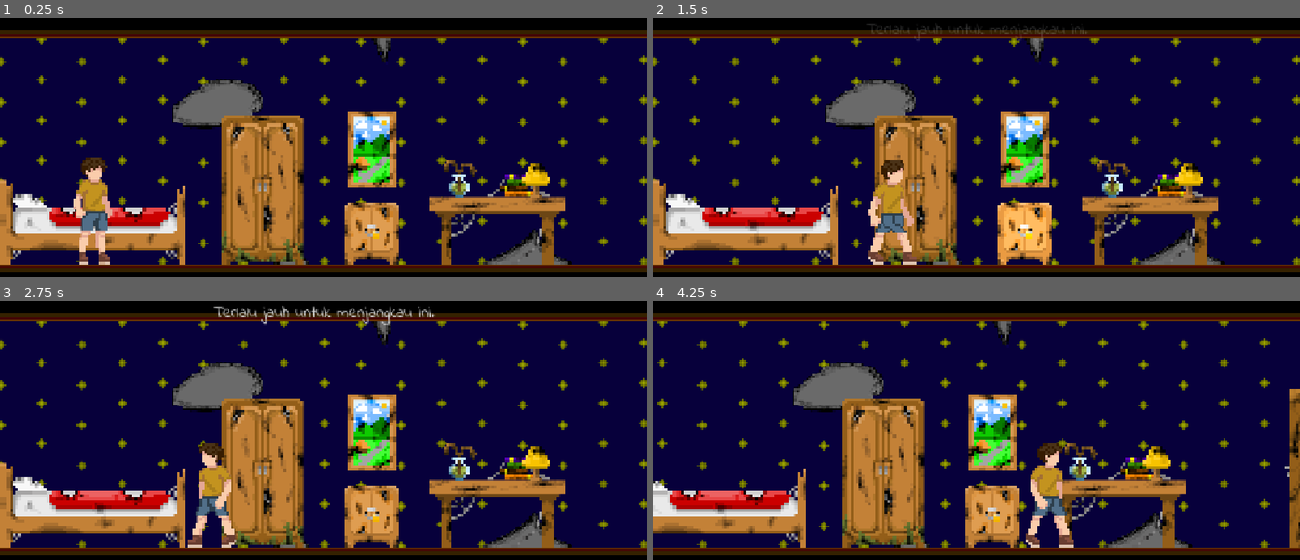
Above: before the commit, frames 1-4 (two rows, left to right).
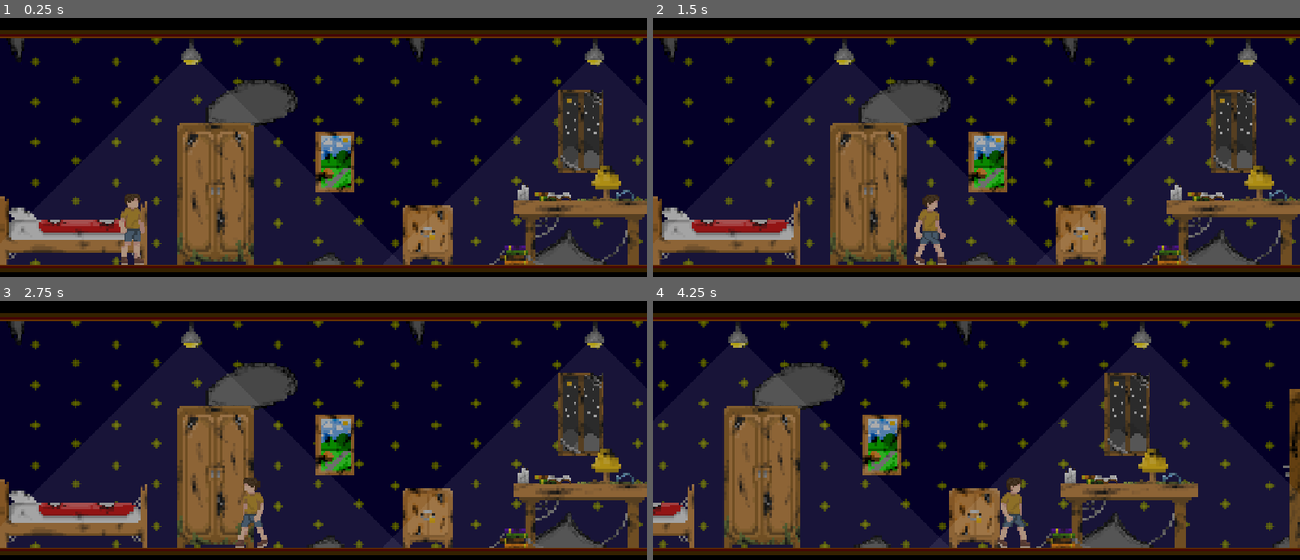
Above: after the commit, the same moments.

Repository: pandegedeanta/gimjam
Game: Godot game, scene res://scenes/area/bedroom.tscn
The game is run twice, just before and just after one commit, with the same random seed, the same clock (stepped at 60 frames per second) and the same inputs.
Inputs (mouse positions are in pixels of both pictures, inside the frame that each line leads up to):
- Up to frame 1 (0.25 s): no input
- Up to frame 2 (1.5 s): move the mouse to (1021, 150) at 0.52 s; hold Right (ui_right) from 0.53 s (still down); click (1021, 150) at 0.67 s; move the mouse to (1021, 232) at 1.27 s; click (1021, 232) at 1.42 s
- Up to frame 3 (2.75 s): move the mouse to (388, 365) at 2.02 s; release Right (ui_right) at 2.03 s; hold Left (ui_left) from 2.03 s (still down); click (388, 365) at 2.17 s
- Up to frame 4 (4.25 s): move the mouse to (944, 515) at 2.77 s; release Left (ui_left) at 2.78 s; hold Right (ui_right) from 2.78 s (still down); click (944, 515) at 2.92 s; move the mouse to (1170, 497) at 3.52 s; click (1170, 497) at 3.67 s

The runs differ from the first frame. In frame 1, 39% of the frame differs, in the area x 0-100%, y 7-96%; in frame 2, 38%; in frame 3, 38%; in frame 4, 37%.

Commit message:
update
update scene bedroom by angga ganteng

Diff:
--- a/scenes/area/bedroom.tscn
+++ b/scenes/area/bedroom.tscn
@@ -1,13 +1,15 @@
-[gd_scene load_steps=16 format=3 uid="uid://chypsekmc632t"]
+[gd_scene load_steps=18 format=3 uid="uid://chypsekmc632t"]
 
 [ext_resource type="PackedScene" uid="uid://dfv81o6ccfwxy" path="res://scenes/player.tscn" id="1_bx5pa"]
 [ext_resource type="Texture2D" uid="uid://naecw05gu28y" path="res://assets/background/bedroom.png" id="1_uxcuu"]
 [ext_resource type="Script" uid="uid://bfviqapwa0mw4" path="res://scripts/player.gd" id="2_0grwd"]
+[ext_resource type="Texture2D" uid="uid://dyxi87bcmx2cn" path="res://assets/character/mother.png" id="3_fxsp2"]
 [ext_resource type="Texture2D" uid="uid://cdr13pucf72h1" path="res://assets/interior/bedroom.png" id="3_uxcuu"]
 [ext_resource type="Script" uid="uid://bg4k8eccc8ppt" path="res://scripts/door.gd" id="4_a8uiq"]
 [ext_resource type="Script" uid="uid://dc8l7fgcxixjd" path="res://scripts/interactable_object.gd" id="5_lauwj"]
 [ext_resource type="Script" uid="uid://bq0op0ose0c4l" path="res://scripts/ui.gd" id="6_a8uiq"]
 [ext_resource type="FontFile" uid="uid://copw1ojxa4anc" path="res://assets/fonts/IndieFlower-Regular.ttf" id="8_genkd"]
+[ext_resource type="Texture2D" uid="uid://c777gk2yy6i1l" path="res://assets/background/background no Wallpaper.png" id="10_obu57"]
 
 [sub_resource type="RectangleShape2D" id="RectangleShape2D_yqjtg"]
 size = Vector2(2922, 8)
@@ -19,10 +21,10 @@
 size = Vector2(4.4285927, 45.42859)
 
 [sub_resource type="RectangleShape2D" id="RectangleShape2D_a8uiq"]
-size = Vector2(14.000002, 22.285713)
+size = Vector2(296.42862, 442.8572)
 
 [sub_resource type="RectangleShape2D" id="RectangleShape2D_genkd"]
-size = Vector2(16.000006, 18.28572)
+size = Vector2(312.78207, 360.90216)
 
 [sub_resource type="AtlasTexture" id="AtlasTexture_lauwj"]
 atlas = ExtResource("3_uxcuu")
@@ -44,77 +46,137 @@
 scale = Vector2(0.25, 0.25)
 texture = ExtResource("1_uxcuu")
 
+[node name="Window" type="Sprite2D" parent="World/Background"]
+position = Vector2(1080, 302)
+scale = Vector2(0.28, 0.28)
+texture = ExtResource("3_uxcuu")
+region_enabled = true
+region_rect = Rect2(4092, 0, 1024, 1024)
+
 [node name="World_Boundaries" type="Node2D" parent="World"]
+position = Vector2(0, -40)
 
 [node name="Floor" type="StaticBody2D" parent="World/World_Boundaries"]
 position = Vector2(640, 360)
 
 [node name="CollisionShape2D" type="CollisionShape2D" parent="World/World_Boundaries/Floor"]
-position = Vector2(475, 208)
+position = Vector2(480, 248)
 shape = SubResource("RectangleShape2D_yqjtg")
 
 [node name="Wall_Left" type="StaticBody2D" parent="World/World_Boundaries"]
 position = Vector2(640, 360)
 
 [node name="CollisionShape2D" type="CollisionShape2D" parent="World/World_Boundaries/Wall_Left"]
-position = Vector2(-640, 8)
+position = Vector2(-715, 8)
 shape = SubResource("RectangleShape2D_uxcuu")
 
 [node name="Wall_Right" type="StaticBody2D" parent="World/World_Boundaries"]
 position = Vector2(640, 360)
 
 [node name="CollisionShape2D" type="CollisionShape2D" parent="World/World_Boundaries/Wall_Right"]
-position = Vector2(704, 0)
+position = Vector2(788, 8)
 shape = SubResource("RectangleShape2D_uxcuu")
 
 [node name="Interior" type="Node2D" parent="World"]
+position = Vector2(0, -40)
 
 [node name="Bed" type="Sprite2D" parent="World/Interior"]
-position = Vector2(186.99997, 485)
-scale = Vector2(0.35, 0.35)
+position = Vector2(80, 539.9999)
+scale = Vector2(0.28, 0.28)
 texture = ExtResource("3_uxcuu")
 region_enabled = true
 region_rect = Rect2(-24.769043, 245.51184, 1070.6296, 555.9922)
 
 [node name="Wardobe" type="Sprite2D" parent="World/Interior"]
-position = Vector2(520, 417)
-scale = Vector2(0.35, 0.35)
+position = Vector2(359, 465)
+scale = Vector2(0.33, 0.33)
 texture = ExtResource("3_uxcuu")
 region_enabled = true
 region_rect = Rect2(5353.444, 38.941666, 545.8833, 935.078)
 
 [node name="Table" type="Sprite2D" parent="World/Interior"]
-position = Vector2(984, 499)
-scale = Vector2(0.35, 0.35)
+position = Vector2(1083.3225, 542.4)
+scale = Vector2(0.35327512, 0.3323078)
 texture = ExtResource("3_uxcuu")
 region_enabled = true
 region_rect = Rect2(68.53284, 2304.0042, 887.2916, 520.9785)
 
 [node name="Book" type="Sprite2D" parent="World/Interior"]
-position = Vector2(1032, 404)
-scale = Vector2(0.35, 0.35)
+position = Vector2(958, 583)
+scale = Vector2(0.3, 0.3)
 texture = ExtResource("3_uxcuu")
 region_enabled = true
 region_rect = Rect2(2302.832, 1297.4175, 577.96045, 455.8562)
 
 [node name="Desk_Lamp" type="Sprite2D" parent="World/Interior"]
-position = Vector2(1059, 393)
-scale = Vector2(0.35, 0.35)
+position = Vector2(1130, 439)
+scale = Vector2(0.36, 0.36)
 texture = ExtResource("3_uxcuu")
 region_enabled = true
 region_rect = Rect2(1328.5533, 181.48668, 404.35828, 444.7942)
 
 [node name="Vase" type="Sprite2D" parent="World/Interior"]
-position = Vector2(910, 395)
-scale = Vector2(0.35, 0.35)
-texture = ExtResource("3_uxcuu")
-region_enabled = true
-region_rect = Rect2(1311.8455, 1300.1636, 439.74, 490.2848)
+position = Vector2(1143, 465.00012)
+scale = Vector2(0.27, 0.27)
+texture = ExtResource("3_uxcuu")
+flip_h = true
+region_enabled = true
+region_rect = Rect2(0, 1024, 1024, 1024)
+
+[node name="BookG" type="Sprite2D" parent="World/Interior"]
+position = Vector2(1015, 474)
+scale = Vector2(0.25, 0.25)
+texture = ExtResource("3_uxcuu")
+flip_h = true
+region_enabled = true
+region_rect = Rect2(4096, 1024, 1024, 1024)
+
+[node name="BookO" type="Sprite2D" parent="World/Interior"]
+position = Vector2(1009, 466)
+scale = Vector2(0.25, 0.25)
+texture = ExtResource("3_uxcuu")
+flip_h = true
+region_enabled = true
+region_rect = Rect2(3072, 1024, 1024, 1024)
+
+[node name="OpenedBook" type="Sprite2D" parent="World/Interior"]
+position = Vector2(1038.0005, 472)
+scale = Vector2(0.2, 0.2)
+texture = ExtResource("3_uxcuu")
+region_enabled = true
+region_rect = Rect2(5112, 1024, 1024, 1024)
+
+[node name="candle" type="Sprite2D" parent="World/Interior"]
+position = Vector2(968, 457)
+scale = Vector2(0.16, 0.16)
+texture = ExtResource("3_uxcuu")
+region_enabled = true
+region_rect = Rect2(3072, 4096, 1024, 1024)
+
+[node name="Mother" type="Sprite2D" parent="World/Interior"]
+position = Vector2(1384, 464)
+scale = Vector2(0.1, 0.1)
+texture = ExtResource("3_fxsp2")
+
+[node name="Lamp" type="Sprite2D" parent="World/Interior"]
+position = Vector2(310, 185)
+scale = Vector2(0.3, 0.3)
+texture = ExtResource("3_uxcuu")
+region_enabled = true
+region_rect = Rect2(3072, 5120, 1024, 1024)
+
+[node name="Lamp2" type="Sprite2D" parent="World/Interior"]
+position = Vector2(1109, 185)
+scale = Vector2(0.3, 0.3)
+texture = ExtResource("3_uxcuu")
+region_enabled = true
+region_rect = Rect2(3072, 5120, 1024, 1024)
 
 [node name="Interactables" type="Node2D" parent="."]
+position = Vector2(0, -40)
 
 [node name="Door" type="Area2D" parent="Interactables" node_paths=PackedStringArray("ui_node", "sprite")]
-position = Vector2(690, 48)
+position = Vector2(766.00006, 87)
 scale = Vector2(0.34999996, 0.34999996)
 script = ExtResource("4_a8uiq")
 ui_node = NodePath("../../UI")
@@ -132,7 +194,7 @@
 shape = SubResource("RectangleShape2D_fxsp2")
 
 [node name="Painting" type="Area2D" parent="Interactables" node_paths=PackedStringArray("ui_node", "sprite")]
-position = Vector2(91, -48)
+position = Vector2(-48.999985, 15.999992)
 scale = Vector2(0.35, 0.35)
 script = ExtResource("5_lauwj")
 ui_node = NodePath("../../UI")
@@ -144,17 +206,18 @@
 
 [node name="Sprite2D" type="Sprite2D" parent="Interactables/Painting"]
 position = Vector2(19.999985, 77.14285)
+scale = Vector2(0.8, 0.8)
 texture = ExtResource("3_uxcuu")
 region_enabled = true
 region_rect = Rect2(0, 3072, 1024, 1024)
 
 [node name="CollisionShape2D" type="CollisionShape2D" parent="Interactables/Painting"]
-position = Vector2(14.285714, 68.57141)
-scale = Vector2(19.999994, 19.999994)
+position = Vector2(12.857094, 71.42856)
+scale = Vector2(0.7999999, 0.7999999)
 shape = SubResource("RectangleShape2D_a8uiq")
 
 [node name="Drawer" type="Area2D" parent="Interactables" node_paths=PackedStringArray("ui_node", "sprite")]
-position = Vector2(91, 144)
+position = Vector2(134, 186.99997)
 scale = Vector2(0.34999996, 0.34999996)
 script = ExtResource("5_lauwj")
 ui_node = NodePath("../../UI")
@@ -168,28 +231,73 @@
 
 [node name="Sprite2D" type="Sprite2D" parent="Interactables/Drawer"]
 position = Vector2(20.000015, -2.8571472)
+scale = Vector2(0.95, 0.95)
 texture = ExtResource("3_uxcuu")
 region_enabled = true
 region_rect = Rect2(2048, 3072, 1024, 1024)
 
 [node name="CollisionShape2D" type="CollisionShape2D" parent="Interactables/Drawer"]
-position = Vector2(11.428589, -5.7142944)
-scale = Vector2(19.999994, 19.999994)
+position = Vector2(11.428589, -6.1035156e-05)
+scale = Vector2(0.95, 0.95)
 shape = SubResource("RectangleShape2D_genkd")
 
 [node name="Player" parent="." instance=ExtResource("1_bx5pa")]
-position = Vector2(-456, 204)
-scale = Vector2(0.3, 0.3)
+position = Vector2(-447, 205)
+scale = Vector2(0.2, 0.2)
 script = ExtResource("2_0grwd")
 
 [node name="Camera2D" type="Camera2D" parent="Player"]
 position = Vector2(0, -1039.9999)
 scale = Vector2(4.9999995, 4.9999995)
-limit_left = -640
+limit_left = -708
 limit_top = 0
-limit_right = 704
+limit_right = 782
 limit_bottom = 0
 position_smoothing_enabled = true
+
+[node name="Shadow" type="Control" parent="."]
+layout_mode = 3
+anchors_preset = 0
+offset_left = -640.0
+offset_top = -376.0
+offset_right = -600.0
+offset_bottom = -336.0
+mouse_filter = 2
+
+[node name="Dark" type="ColorRect" parent="Shadow"]
+layout_mode = 0
+offset_left = -192.0
+offset_top = -120.0
+offset_right = 1464.0
+offset_bottom = 856.0
+mouse_filter = 2
+color = Color(0, 0, 0, 0.32941177)
+
+[node name="LampLight" type="ColorRect" parent="Shadow"]
+layout_mode = 0
+offset_left = 310.0
+offset_top = 161.0
+offset_right = 1142.0
+offset_bottom = 857.00006
+rotation = 0.7853982
+mouse_filter = 2
+color = Color(1, 1, 1, 0.078431375)
+
+[node name="LampLight2" type="ColorRect" parent="Shadow"]
+layout_mode = 0
+offset_left = 1109.0
+offset_top = 161.0
+offset_right = 1941.0
+offset_bottom = 857.00006
+rotation = 0.7853982
+mouse_filter = 2
+color = Color(1, 1, 1, 0.078431375)
+
+[node name="Border" type="Node2D" parent="."]
+
+[node name="BackgroundWithNoWallpapper" type="Sprite2D" parent="Border"]
+scale = Vector2(0.25, 0.25)
+texture = ExtResource("10_obu57")
 
 [node name="UI" type="CanvasLayer" parent="."]
 process_mode = 3
